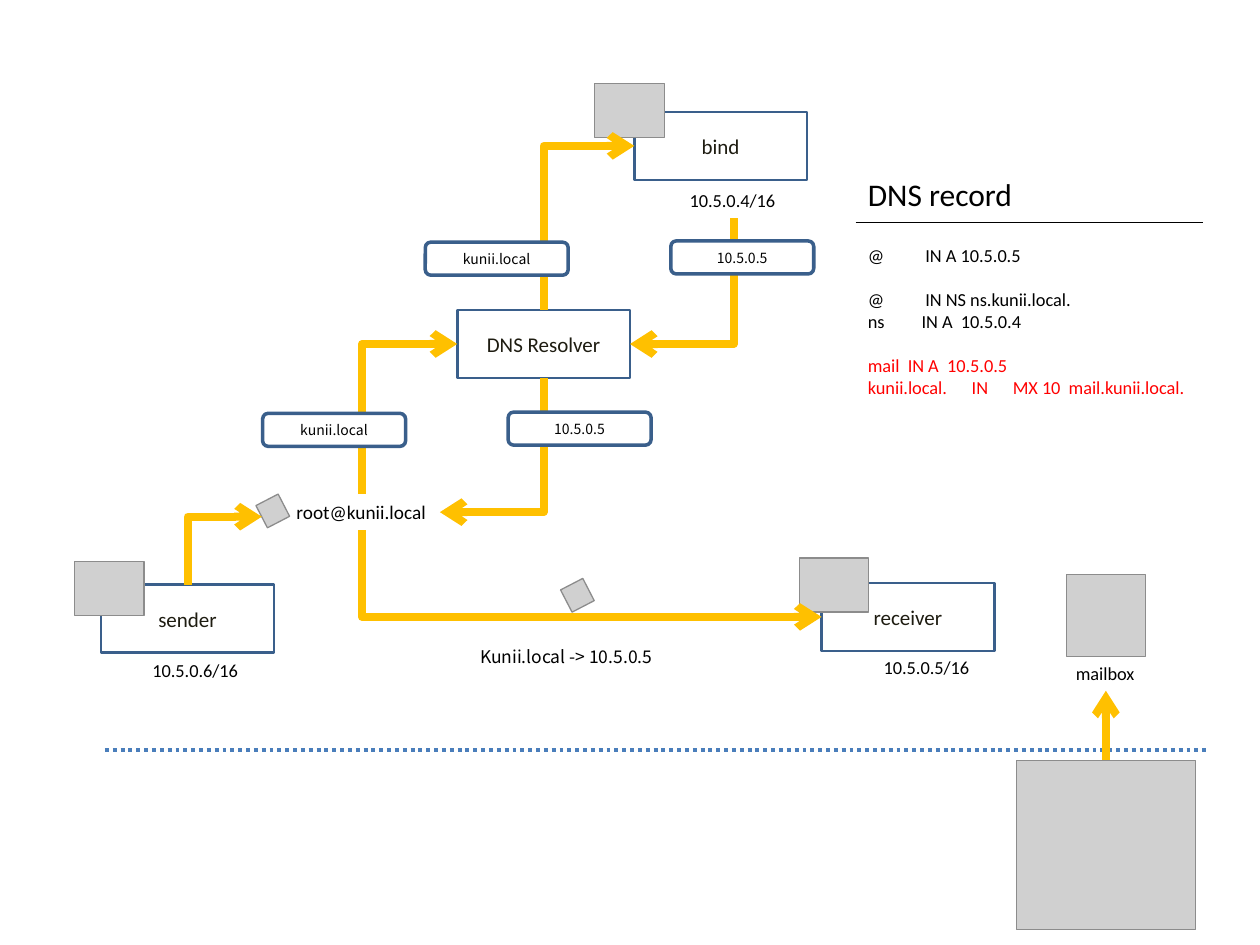
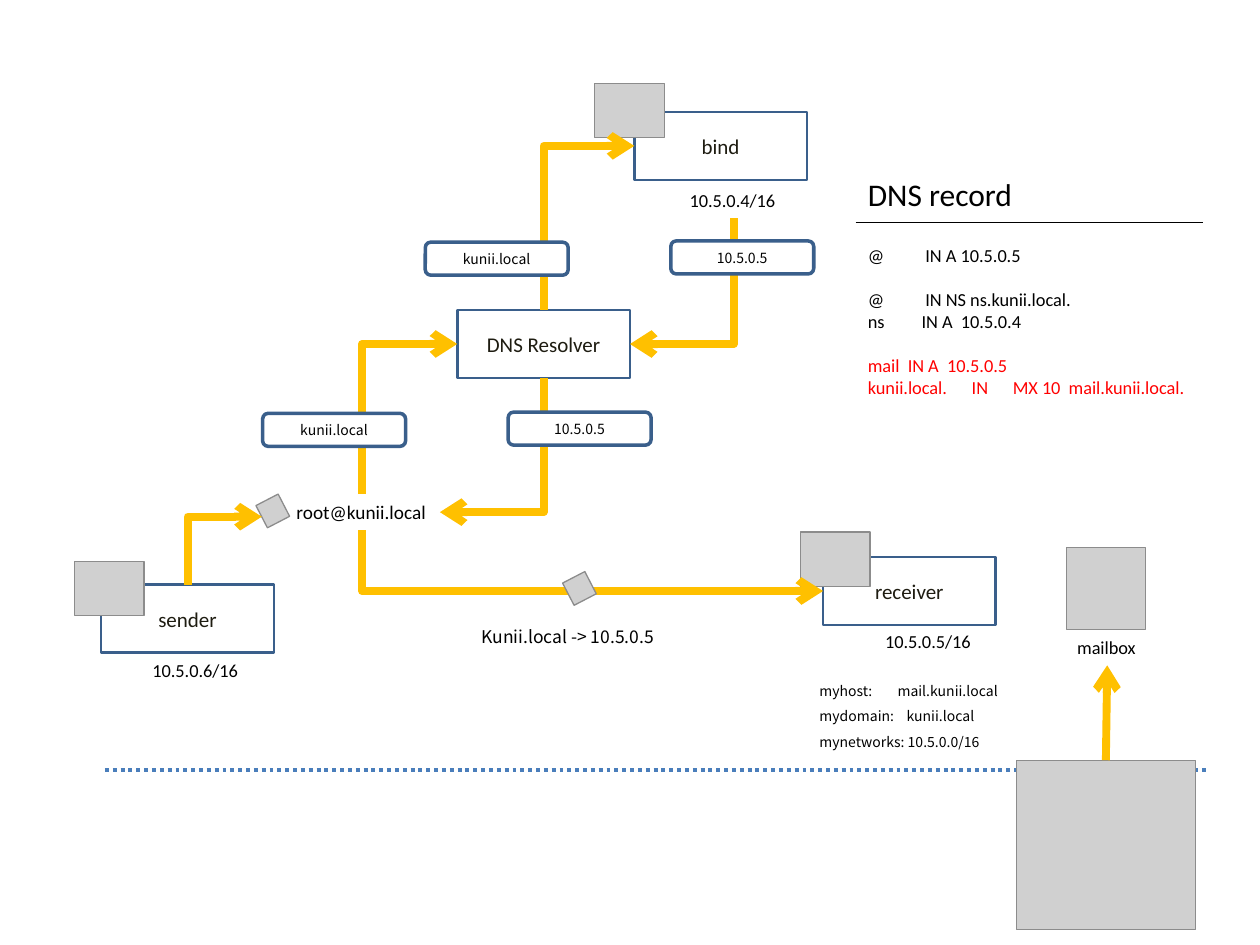
Before and after one commit to kuniiskywalker/mail-tester, a slide deck: slide 1 of summary.pptx. Drawn at 1260x945 pixels with LibreOffice and Linux fonts; fonts in the diff are those of the drawing; grey boxes stand for pictures. Boxes give left, top, right and bottom in pixels: in the first picture for what was removed or moved away, otherwise in the second. Text is boxed around its words. In the diff, an @@ line names an element or a change of style, - is before the commit and + after.

```diff
--- a/summary.pptx
+++ b/summary.pptx
@@ elbow arrow moved from (362, 530) - (822, 617) to (362, 530) - (823, 591) @@
@@ 2 texts, 1 picture, 1 rectangle moved together from (x1=799, y1=558, x2=1134, y2=680) to (x1=800, y1=532, x2=1135, y2=654) @@
@@ picture moved from (x1=1066, y1=575, x2=1144, y2=656) to (x1=1066, y1=547, x2=1144, y2=629) @@
@@ picture moved from (x1=560, y1=578, x2=594, y2=612) to (x1=563, y1=571, x2=597, y2=605) @@
@@ text "Kunii.local -> 10.5.0.5" moved from (x1=480, y1=649, x2=652, y2=664) to (x1=482, y1=629, x2=654, y2=644) @@
@@ text added at (x1=819, y1=685, x2=998, y2=751), 8 pt, text #000000 @@
+myhost: mail.kunii.local
+mydomain: kunii.local
+mynetworks: 10.5.0.0/16
@@ arrow moved from (1106, 760) - (1106, 690) to (1106, 760) - (1108, 665) @@
@@ line moved from (105, 750) - (1206, 750) to (105, 770) - (1206, 770) @@
```
Also in this commit, not shown: 1 other file.
